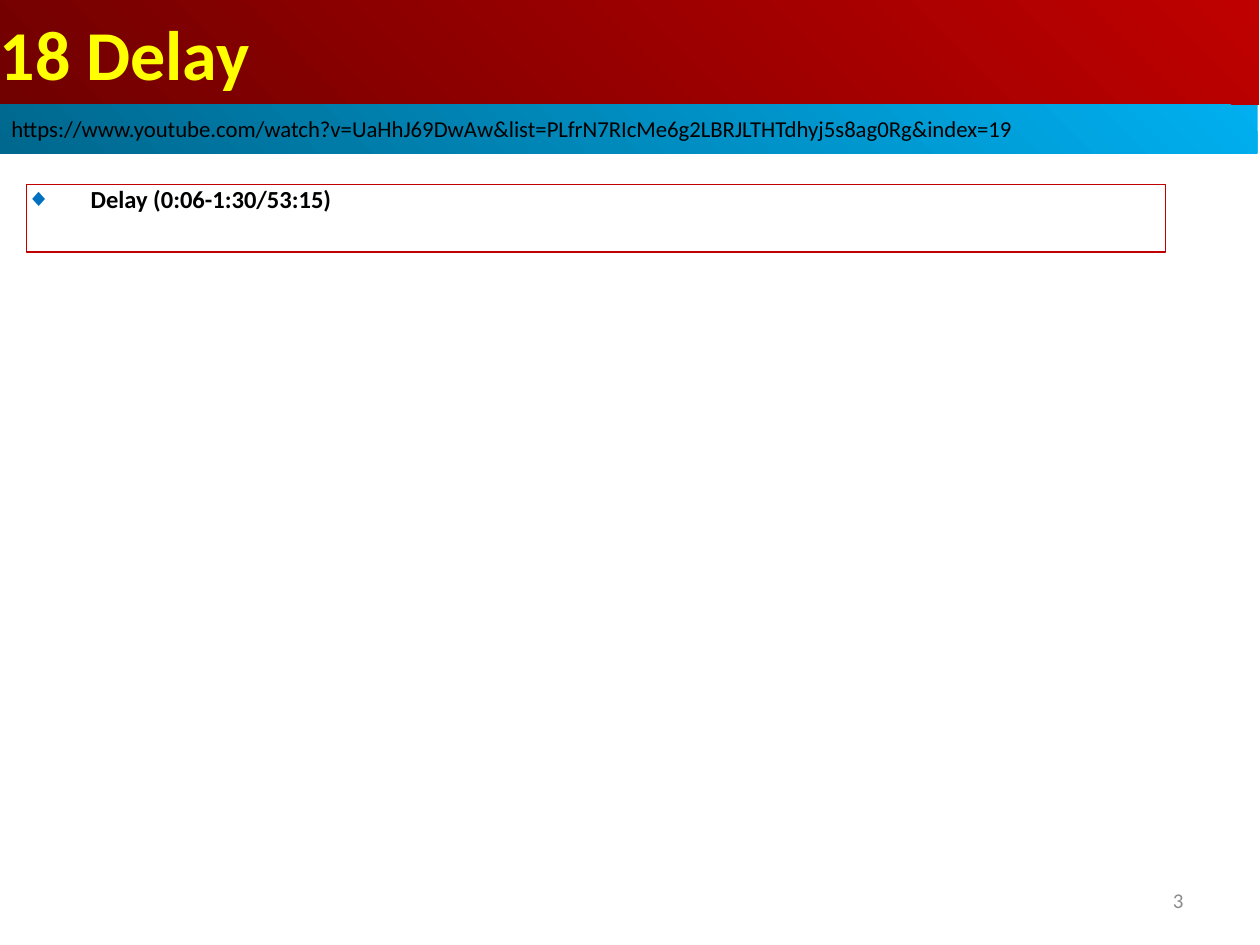
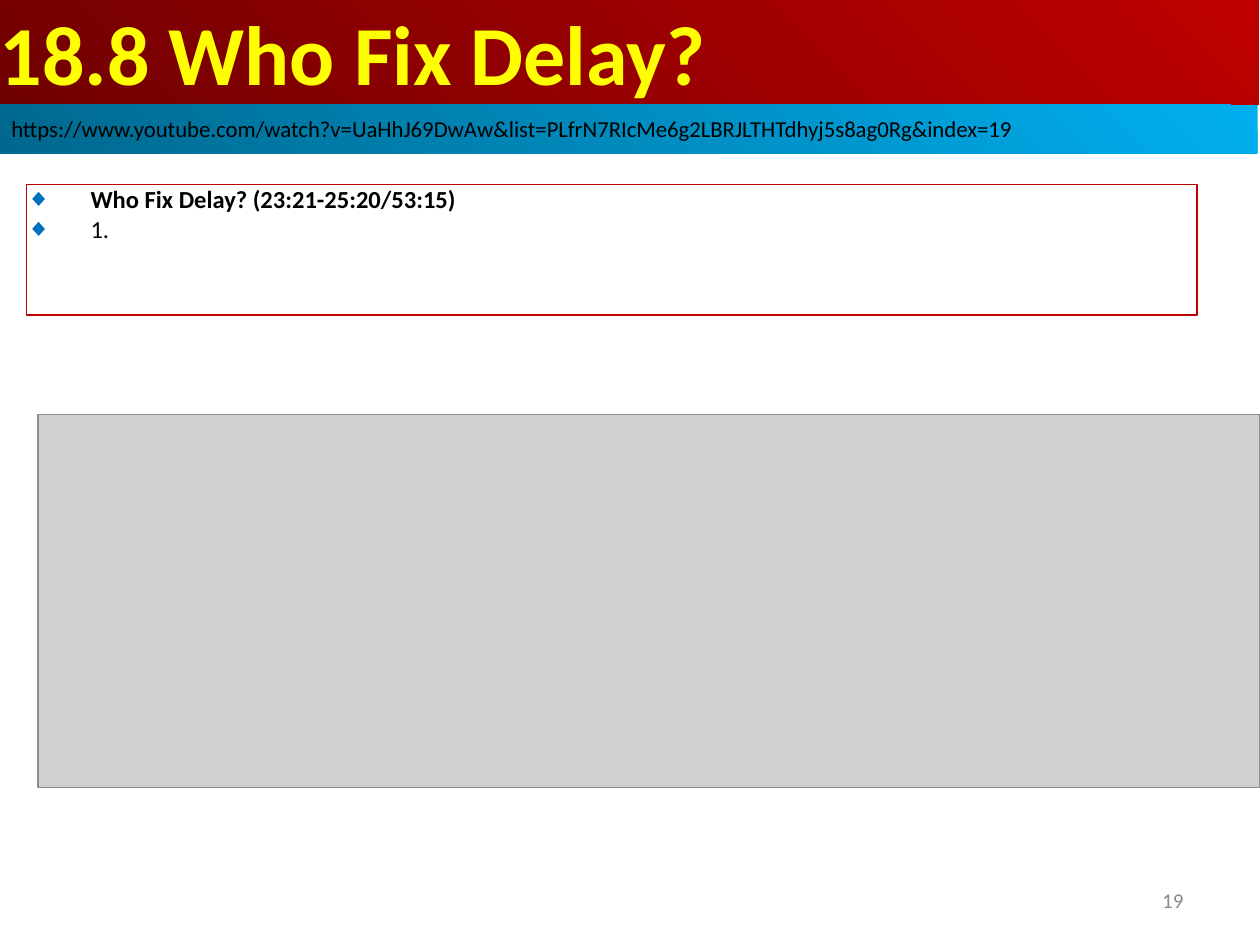
Before and after one commit to peterhchen/AIU_CS800_Chisel, a slide deck: slide 19 of 500_UCSC_HWD/018_Delay/000_Video/018.Delay.ppt (slide 3 before the commit). Drawn at 1260x945 pixels with LibreOffice and Linux fonts; fonts in the diff are those of the drawing; grey boxes stand for pictures. Boxes give left, top, right and bottom in pixels: in the first picture for what was removed or moved away, otherwise in the second. Text is boxed around its words. In the diff, an @@ line names an element or a change of style, - is before the commit and + after.

```diff
--- a/500_UCSC_HWD/018_Delay/000_Video/018.Delay.ppt
+++ b/500_UCSC_HWD/018_Delay/000_Video/018.Delay.ppt
@@ text in rectangle at (0, 26, 705, 105): text changed; size 40 to 48 pt @@
-18 Delay
+18.8 Who Fix Delay?
@@ rectangle "Who Fix Delay? (23:21-25:20/53:15)": place and size @@
-rectangle "Who Fix Delay? (23:21-25:20/53:15)" at (26, 184, 1166, 252)
+rectangle "Who Fix Delay? (23:21-25:20/53:15)" at (26, 184, 1197, 315)
@@ text in rectangle at (91, 190, 456, 238): text changed @@
-◆ Delay (0:06-1:30/53:15)
+◆ Who Fix Delay? (23:21-25:20/53:15)
+◆ 1.
@@ picture added at (38, 415, 1260, 788) @@
@@ page number at (1162, 894, 1183, 908): text changed @@
-3
+19
```
Also in this commit, not shown: 3 other slides changed, 12 slides added.
